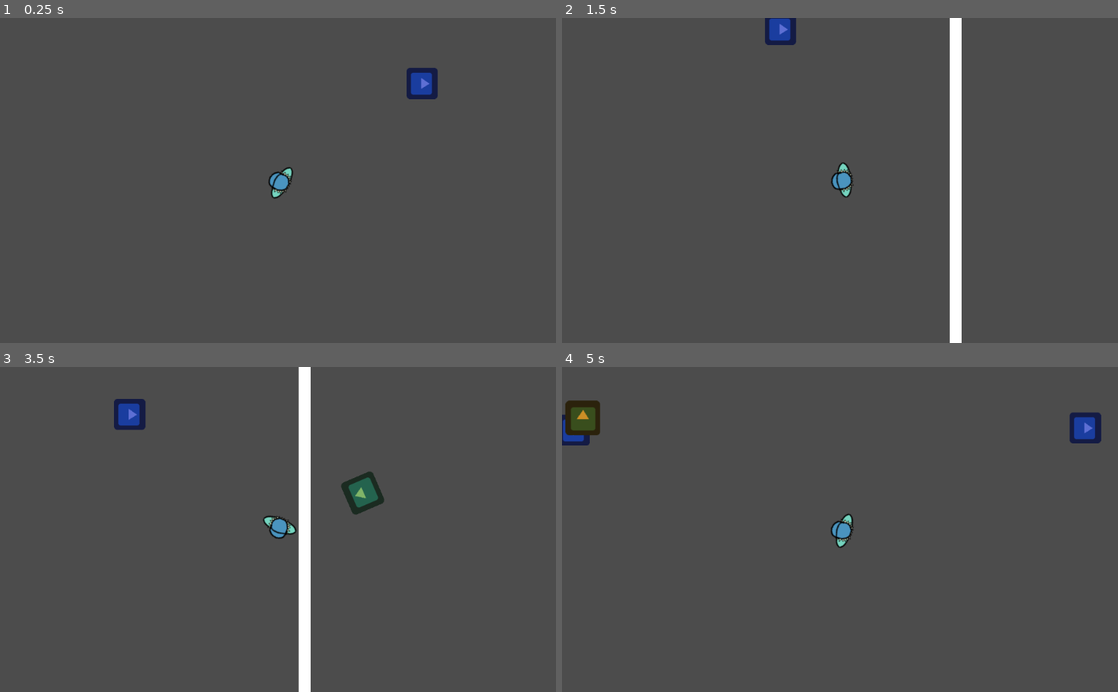
Above: before the commit, frames 1-4 (two rows, left to right).
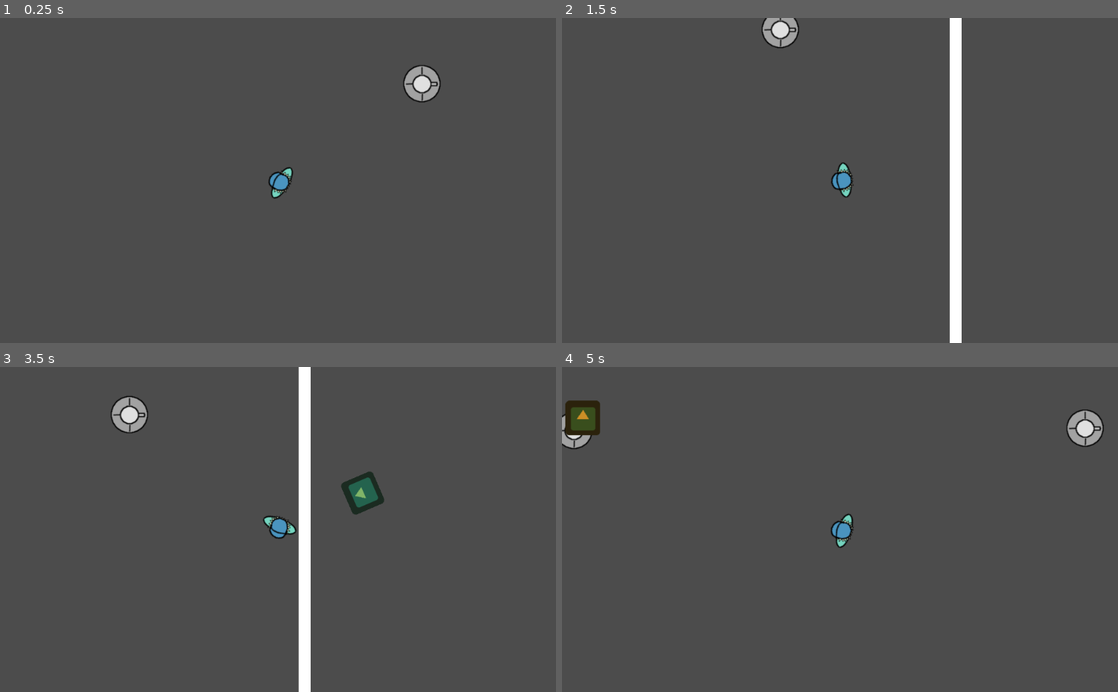
Above: after the commit, the same moments.

Repository: moisesjbc/spain-game-dev-jam-3
Game: Godot game, scene res://gameplay/main/main.tscn
Same seed, same stepped clock (60 frames per second), same inputs: the game is played once before the commit and once after it. The engine's default icon, where the game draws it, is replaced by a stand-in: a white triangle on a blue panel in a dark square.
Inputs (mouse positions are in pixels of both pictures, inside the frame that each line leads up to):
- Up to frame 1 (0.25 s): no input
- Up to frame 2 (1.5 s): tap Enter at 0.5 s; move the mouse to (962, 164) at 0.52 s; hold Right (ui_right) 0.53-1.28 s; move the mouse to (728, 196) at 1.27 s; hold Down (ui_down) from 1.28 s (still down)
- Up to frame 3 (3.5 s): tap Space at 2 s; move the mouse to (333, 458) at 2.02 s; release Down (ui_down) at 2.03 s; hold Right (ui_right) 2.03-2.78 s; tap Enter at 2.75 s; move the mouse to (250, 594) at 2.77 s; hold Up (ui_up) from 2.78 s (still down)
- Up to frame 4 (5 s): move the mouse to (1006, 578) at 3.52 s; release Up (ui_up) at 3.53 s; hold Left (ui_left) from 3.53 s (still down); move the mouse to (673, 480) at 4.27 s

The runs differ from the first frame. In frame 1, 0.6% of the frame differs, in the area x 72-80%, y 14-27%; in frame 2, 0.5%; in frame 3, 0.6%; in frame 4, 0.9%, in the area x 0-98%, y 13-26%.

Commit message:
Añade sprite de la torreta

Diff:
--- a/godot-project/gameplay/buildings/turret/turret.gd
+++ b/godot-project/gameplay/buildings/turret/turret.gd
@@ -27,13 +27,13 @@
 
 func _physics_process(_delta):
 	if energy > 0.2 and len(targets_in_area) > 0:
-		look_at(targets_in_area[0].global_position)
+		$head.look_at(targets_in_area[0].global_position)
 
 
 func _prepare_shoot():
 	var shoot_charging_timeout = min_shoot_charging_timeout + (1.0 - (energy / max_energy)) * (max_shoot_charging_timeout - min_shoot_charging_timeout)
 
-	look_at(targets_in_area[0].global_position)
+	$head.look_at(targets_in_area[0].global_position)
 	$shoot_charging_timer.start(shoot_charging_timeout)
 
 
--- a/godot-project/gameplay/buildings/turret/turret.tscn
+++ b/godot-project/gameplay/buildings/turret/turret.tscn
@@ -1,11 +1,12 @@
-[gd_scene load_steps=6 format=2]
+[gd_scene load_steps=7 format=2]
 
-[ext_resource path="res://icon.png" type="Texture" id=1]
+[ext_resource path="res://gameplay/buildings/turret/turret_body.png" type="Texture" id=1]
 [ext_resource path="res://gameplay/buildings/turret/turret.gd" type="Script" id=2]
 [ext_resource path="res://gameplay/gui/building_menu/building_menu.tscn" type="PackedScene" id=3]
+[ext_resource path="res://gameplay/buildings/turret/turret_head.png" type="Texture" id=4]
 
-[sub_resource type="RectangleShape2D" id=1]
-extents = Vector2( 28.3506, 28.4515 )
+[sub_resource type="CircleShape2D" id=1]
+radius = 33.6607
 
 [sub_resource type="CircleShape2D" id=2]
 radius = 168.675
@@ -20,12 +21,12 @@
 script = ExtResource( 2 )
 
 [node name="body_sprite" type="Sprite" parent="."]
-modulate = Color( 0.364706, 0.435294, 0.831373, 1 )
 rotation = 1.5708
 scale = Vector2( 0.9, 0.9 )
 texture = ExtResource( 1 )
 
 [node name="collision_shape" type="CollisionShape2D" parent="."]
+position = Vector2( -0.668182, 0.44545 )
 shape = SubResource( 1 )
 
 [node name="influence_area" type="Area2D" parent="."]
@@ -40,6 +41,12 @@
 
 [node name="shoot_charging_timer" type="Timer" parent="."]
 one_shot = true
+
+[node name="head" type="Node2D" parent="."]
+
+[node name="head_sprite" type="Sprite" parent="head"]
+position = Vector2( -2.22725, 0.668175 )
+texture = ExtResource( 4 )
 [connection signal="body_entered" from="influence_area" to="." method="_on_influence_area_body_entered"]
 [connection signal="body_exited" from="influence_area" to="." method="_on_influence_area_body_exited"]
 [connection signal="timeout" from="shoot_charging_timer" to="." method="_on_shoot_charging_timer_timeout"]
Binary file added: godot-project/gameplay/buildings/turret/turret_body.png
Not shown, added: godot-project/gameplay/buildings/turret/turret_body.png.import
Binary file added: godot-project/gameplay/buildings/turret/turret_head.png
Not shown, added: godot-project/gameplay/buildings/turret/turret_head.png.import
Not shown, added: design/turret.xcf
